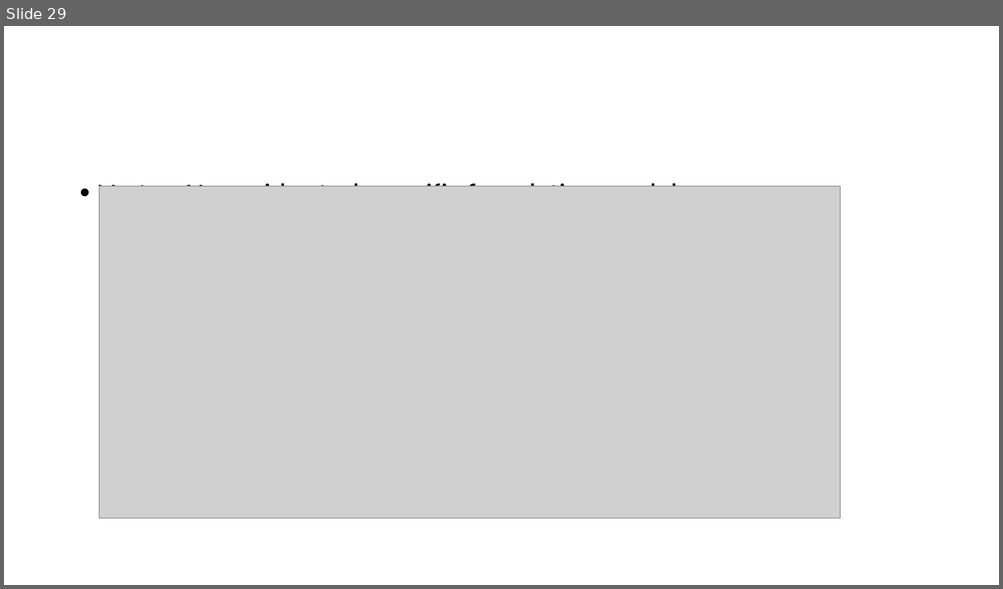
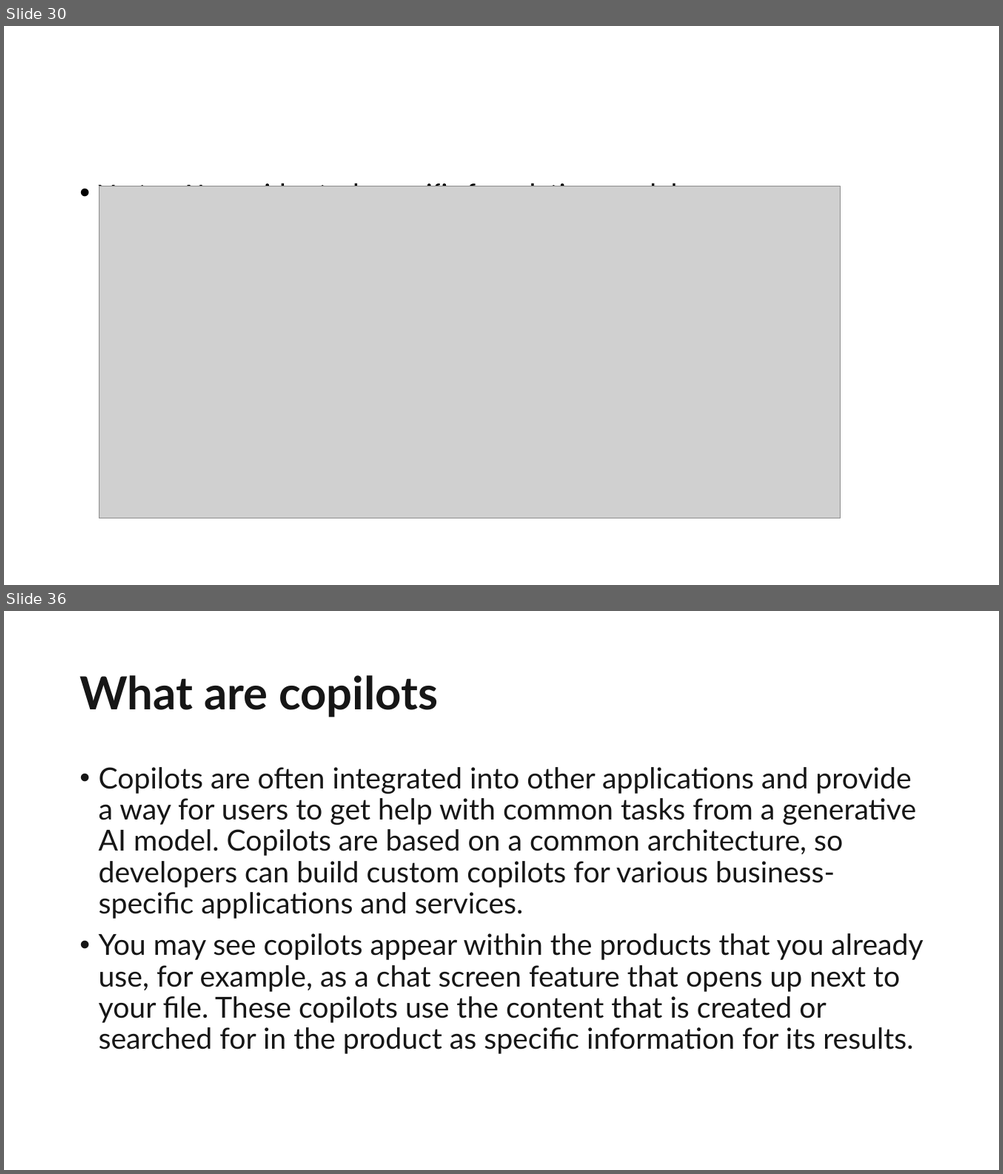
Before and after one commit to shanu-github/Data, a slide deck: Generative_AI/introduction.pptx. Shown one above the other, each under a label of ours: slide 29 before the commit, slides 30 and 36 after it; the slides between them are not shown. The pictures are 1003x589 and 1003x1174 pixels, drawn with LibreOffice and Linux fonts; fonts in the diff are those of the drawing; grey boxes stand for pictures. Boxes give left, top, right and bottom in pixels: in the first picture for what was removed or moved away, otherwise in the second. Text is boxed around its words. In the diff, an @@ line names an element or a change of style, - is before the commit and + after.

```diff
--- a/Generative_AI/introduction.pptx
+++ b/Generative_AI/introduction.pptx
@@ slide 36 added at <box>4,611,999,1170</box>, background #FFFFFF @@
@@ title added at <box>79,675,438,718</box>, 44 pt, text #161616, bold @@
+What are copilots
@@ text added at <box>99,767,922,1054</box>, 28 pt, text #161616 @@
+• Copilots are often integrated into other applications and provide a way for users to get help with common tasks from a generative AI model. Copilots are based on a common architecture, so developers can build custom copilots for various business-specific applications and services.
+• You may see copilots appear within the products that you already use, for example, as a chat screen feature that opens up next to your file. These copilots use the content that is created or searched for in the product as specific information for its results.
@@ what was slide 29 is now slide 30 @@
```
Also in this commit, not shown: 1 slide changed, 34 other slides added, 18 other files.
